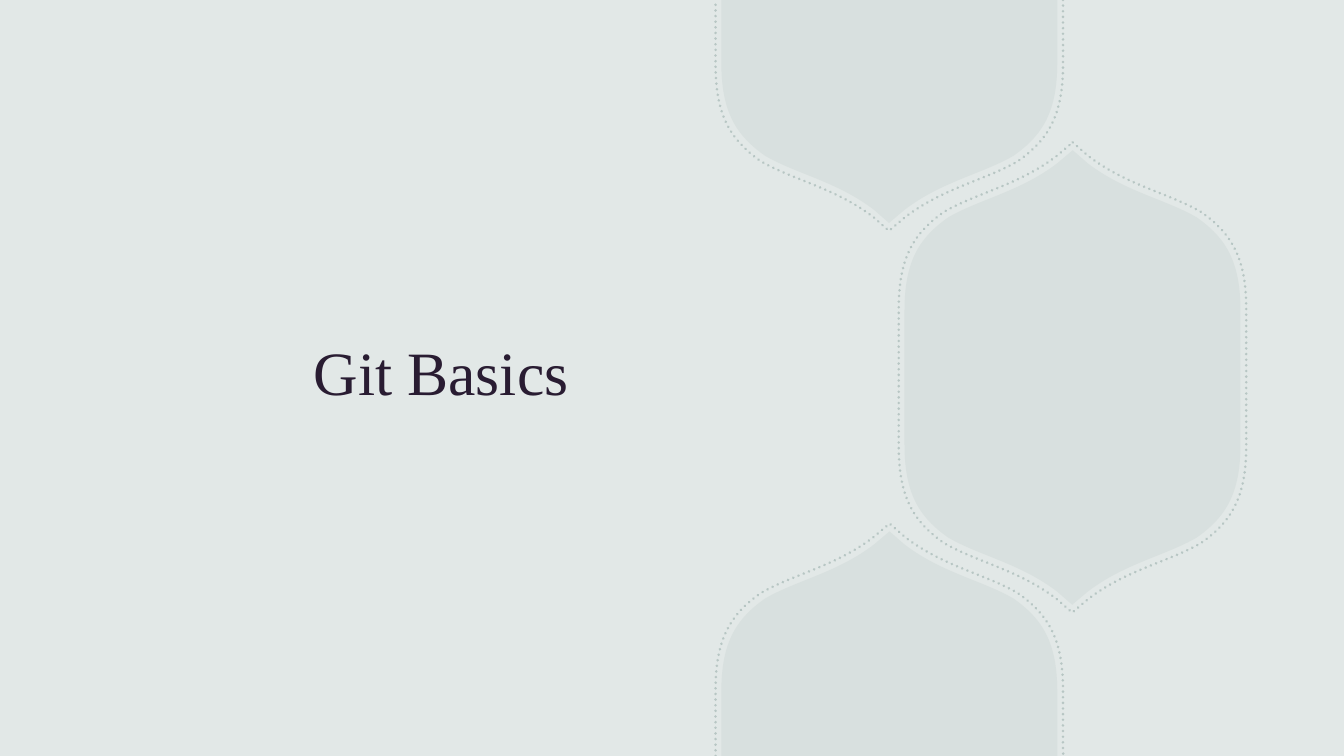
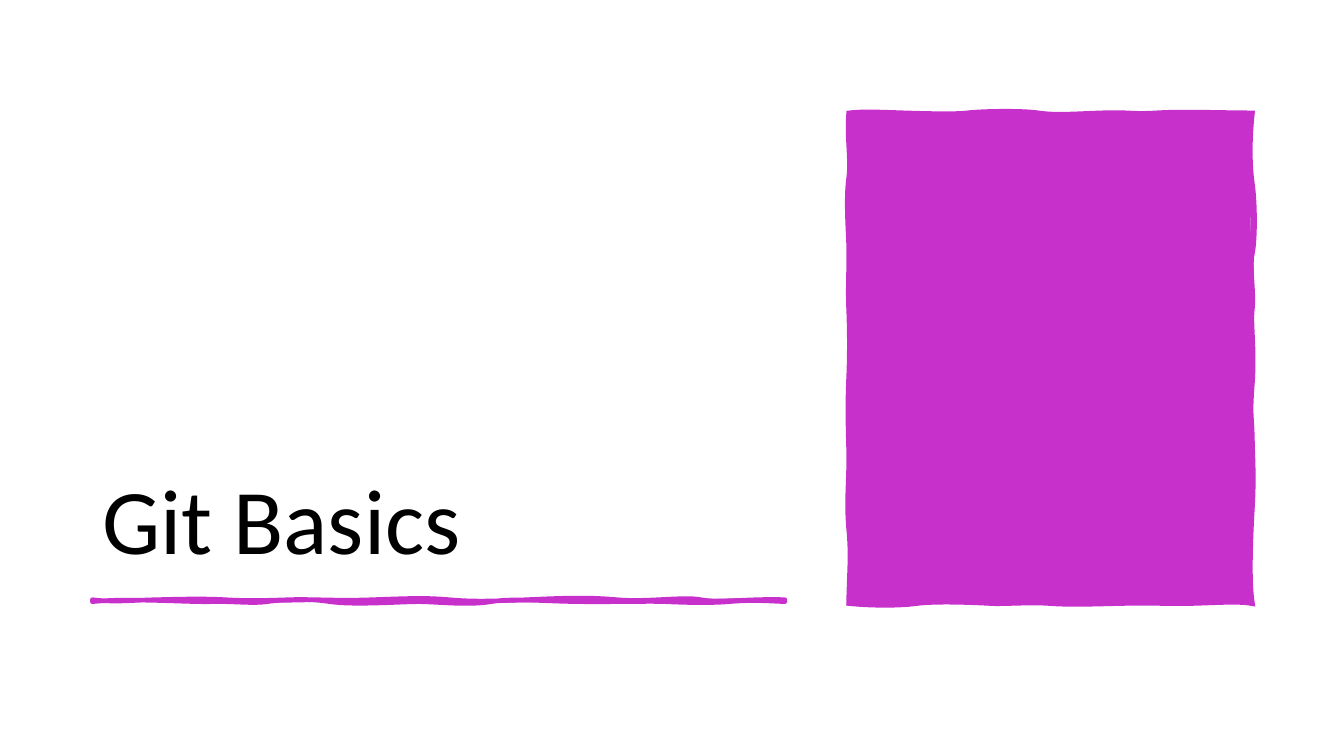
Before and after one commit to mfloresdev/Tutorial-Git, a slide deck: slide 4 of Git & GitHub.pptx. Drawn at 1344x756 pixels with LibreOffice and Linux fonts; fonts in the diff are those of the drawing. Boxes give left, top, right and bottom in pixels: in the first picture for what was removed or moved away, otherwise in the second. Text is boxed around its words. In the diff, an @@ line names an element or a change of style, - is before the commit and + after.

```diff
--- a/Git & GitHub.pptx
+++ b/Git & GitHub.pptx
@@ background #E2E8E7 to #FFFFFF @@
@@ rectangle removed at [0,0,1344,756] @@
@@ freeform shape removed at [716,0,1064,231] @@
@@ freeform shape removed at [722,0,1058,223] @@
@@ freeform shape: place and size @@
-freeform shape at [899,142,1247,612]
+freeform shape at [850,114,1252,603]
@@ freeform shape at [850,114,1252,603]: fill none to #C830CC; outline #A2B5B2 2 pt dashed to #C830CC 4.5 pt @@
@@ title "Git Basics": place and size @@
-title "Git Basics" at [314,354,569,396]
+title "Git Basics" at [102,490,461,555]
@@ title "Git Basics" at [102,490,461,555]: size 44 to 66 pt, font Times New Roman to Calibri, text colour #291C32 to #000000; alignment centre to left; line spacing 1 to 0.9 @@
@@ freeform shape removed at [904,150,1240,605] @@
@@ group removed at [1021,0,1344,555]: 4 freeform shapes @@
@@ group removed at [1021,0,1344,555]: 4 freeform shapes @@
@@ freeform shape removed at [716,523,1064,756] @@
@@ freeform shape removed at [722,531,1058,756] @@
@@ freeform shape added at [93,600,785,602], fill #C830CC, outline #C830CC 3.25 pt @@
```
Also in this commit, not shown: 20 other slides changed, 19 slides added, 18 slides removed.
